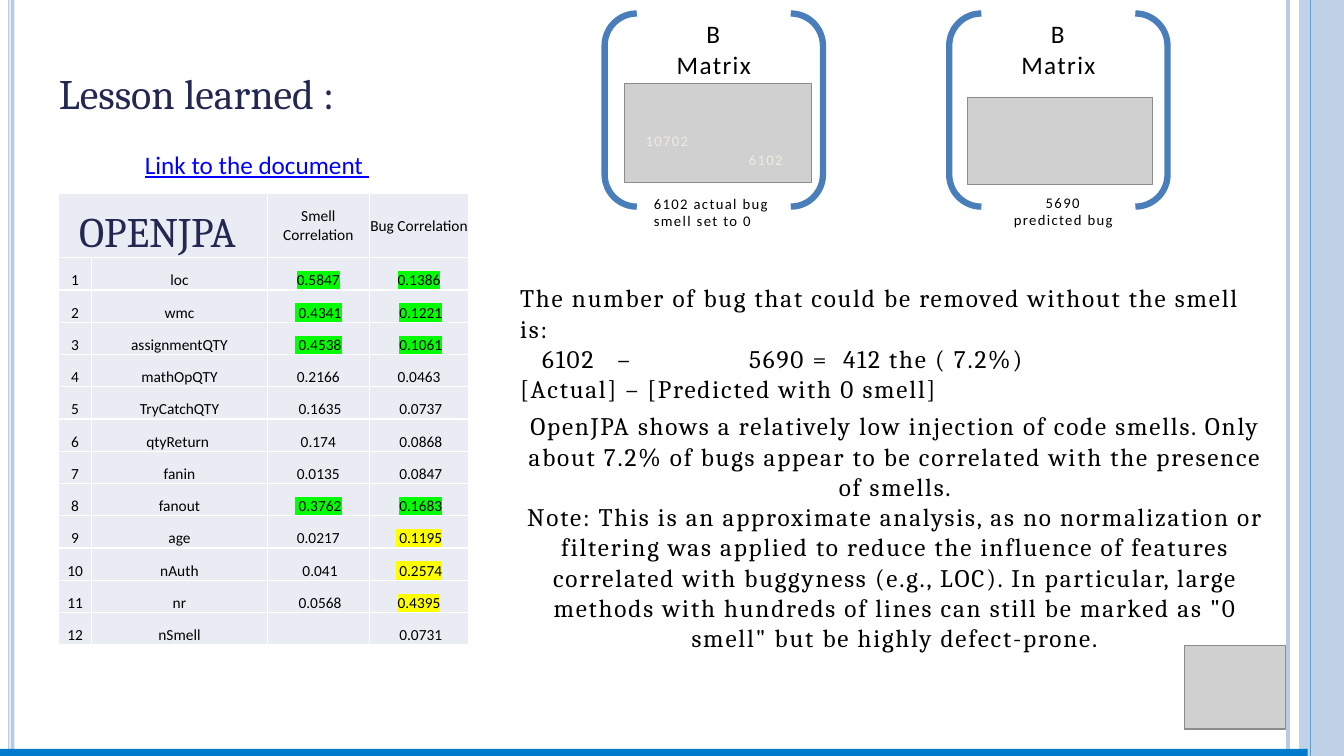
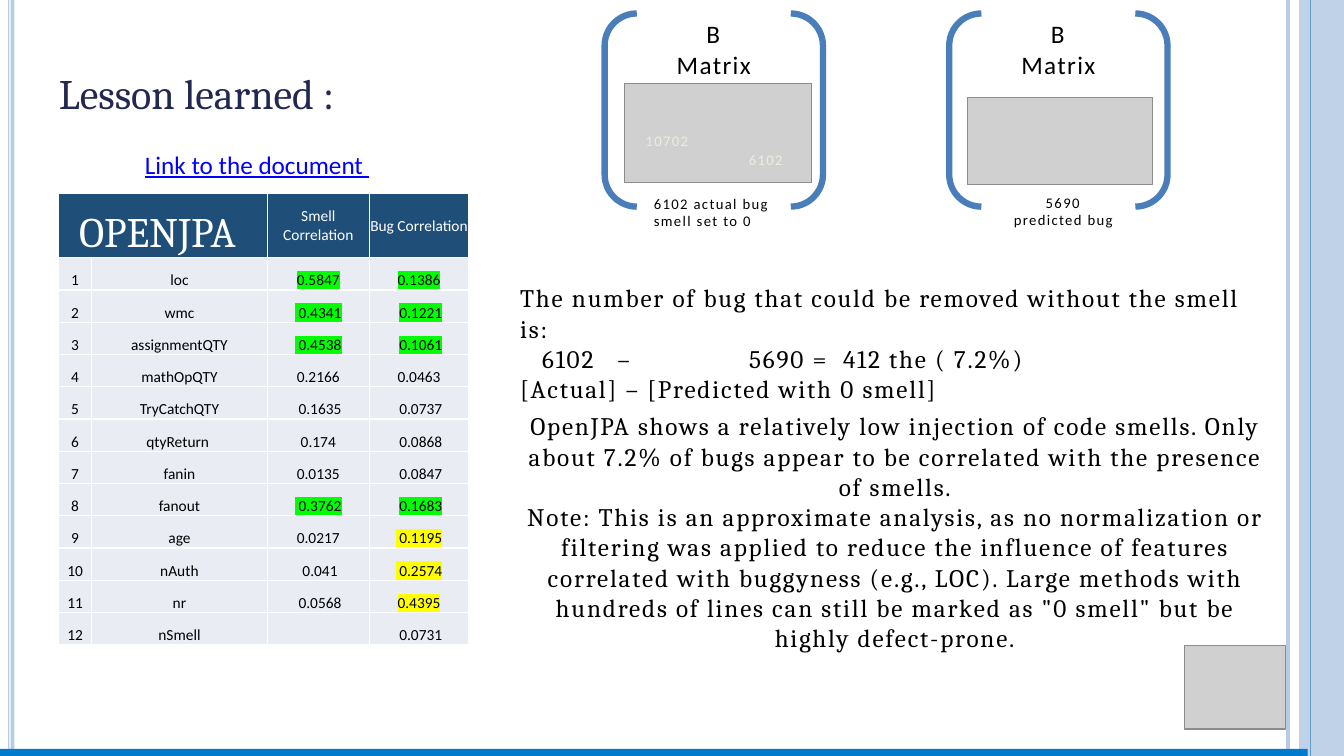
Before and after one commit to FrancescoAstolfiDev/progettoParteFalessi, a slide deck: slide 38 of My_Ispw2_Project_Falessi/report/report_astolfi.pptm. Drawn at 1344x756 pixels with LibreOffice and Linux fonts; fonts in the diff are those of the drawing; grey boxes stand for pictures. Boxes give left, top, right and bottom in pixels: in the first picture for what was removed or moved away, otherwise in the second. Text is boxed around its words. In the diff, an @@ line names an element or a change of style, - is before the commit and + after.

```diff
--- a/My_Ispw2_Project_Falessi/report/report_astolfi.pptm
+++ b/My_Ispw2_Project_Falessi/report/report_astolfi.pptm
@@ table at box(58, 194, 469, 645) @@
@@ fill #E9EDF4 to #1F4E78 in 3 cells @@
@@ text colour #232852 to #FFFFFF in "OPENJPA" @@
@@ text colour #000000 to #FFFFFF in "Smell Correlation", "Bug Correlation" @@
@@ text at box(527, 417, 1261, 653): text changed @@
-  OpenJPA shows a relatively low injection of code smells. Only about 7.2% of bugs appear to be correlated with the presence of smells.
-  Note: This is an approximate analysis, as no normalization or filtering was applied to reduce the influence of features correlated with buggyness (e.g., LOC). In particular, large methods with hundreds of lines can still be marked as "0 smell" but be highly defect-prone.
+  OpenJPA shows a relatively low injection of code smells. Only about 7.2% of bugs appear to be correlated with the presence of smells.
+  Note: This is an approximate analysis, as no normalization or filtering was applied to reduce the influence of features correlated with buggyness (e.g., LOC). Large methods with hundreds of lines can still be marked as "0 smell" but be highly defect-prone.
```
Also in this commit, not shown: 17 other slides changed, 9 other files.
